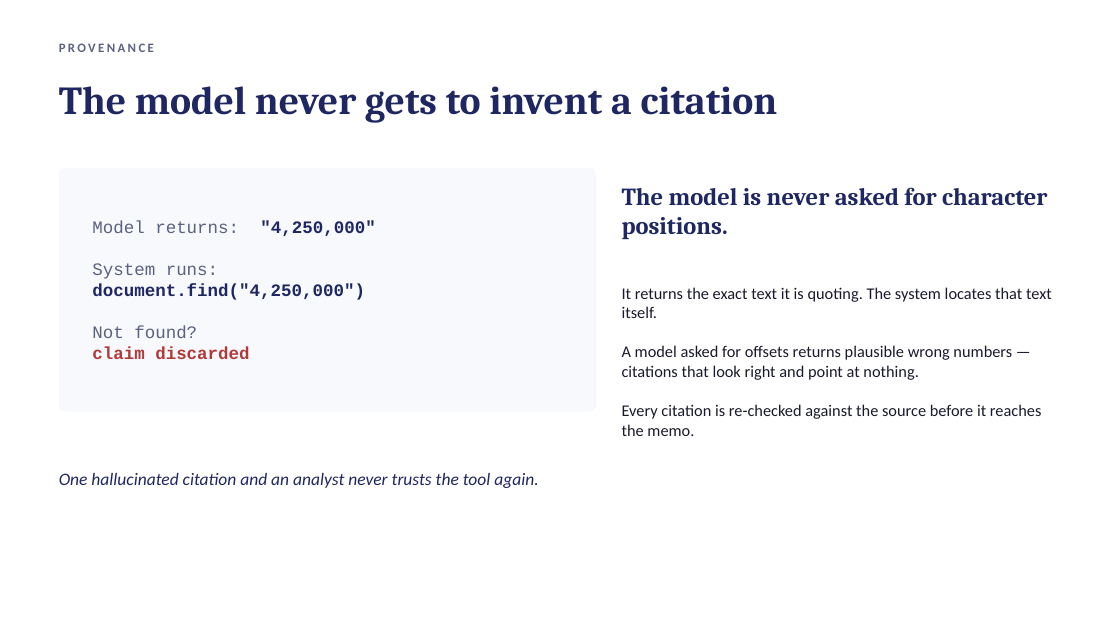
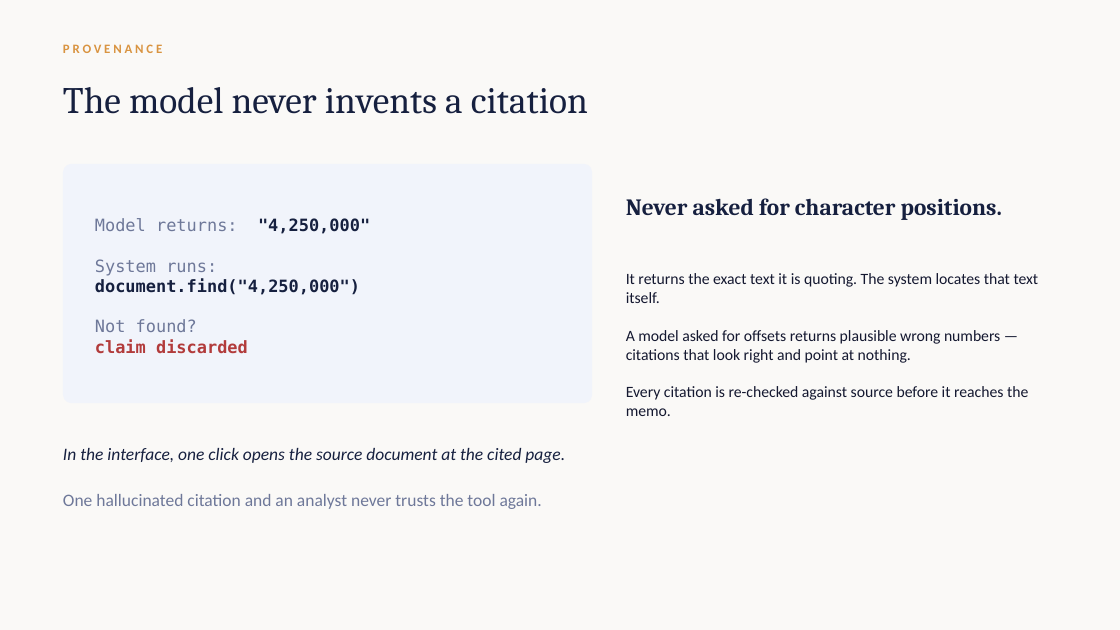
Before and after one commit to harnoorcodes/loupe, a slide deck: slide 7 of docs/loupe-presentation.pptx. Drawn at 1120x630 pixels with LibreOffice and Linux fonts; fonts in the diff are those of the drawing. Boxes give left, top, right and bottom in pixels: in the first picture for what was removed or moved away, otherwise in the second. Text is boxed around its words. In the diff, an @@ line names an element or a change of style, - is before the commit and + after.

Commit message:
Documentation, evaluation, and presentation updated to measured results
- Recall 7/15 (47%), noise 1/9, from a cached reproducible run
- Reference-driven gap detection: catches a document the corpus asserts
  exists by name and date but does not contain
- Ablation regenerated: pair detector -3 defects, critic trades 2 defects
  for 7 false positives, tension detector contributes nothing
- Run-to-run variance documented rather than smoothed over
- Interface screenshots, rebuilt 12-slide deck, revised demo script
- FastAPI dependency defaults exempted from B008

```diff
--- a/docs/loupe-presentation.pptx
+++ b/docs/loupe-presentation.pptx
@@ background #FFFFFF to #FAF9F7 @@
@@ text "PROVENANCE" at (63,44,162,53): text colour #5A6280 to #D99441, letter spacing 2 to 2.4 pt @@
@@ text at (63,87,588,114): text changed; size 34 to 32 pt; text colour #1E2761 to #16203F; bold off @@
-The model never gets to invent a citation
+The model never invents a citation
@@ rounded rectangle: place and size @@
-rounded rectangle at (59,168,597,412)
+rounded rectangle at (63,164,592,403)
@@ rounded rectangle at (63,164,592,403): fill #F7F9FD to #F1F4FB; proportions changed @@
@@ text "Model returns: "4,250,000"" at (95,218,370,354): size 15 to 14.5 pt, font Courier New to DejaVu Sans Mono; text colour #5A6280 to #6E7899 in "Model returns:", "System runs:", "Not found?"; text colour #1E2761 to #16203F in ""4,250,000"", "document.find("4,250,000")"; text colour #B03A3A to #B23B3B in "claim discarded" @@
@@ text at (626,198,1002,220): text changed; size 21 to 20 pt; text colour #1E2761 to #16203F @@
-The model is never asked for character positions.
+Never asked for character positions.
@@ text "It returns the exact text ...": place and size @@
-text "It returns the exact text ..." at (622,287,1052,436)
+text "It returns the exact text ..." at (626,273,1039,416)
@@ text at (626,273,1039,363): size 14 to 13.5 pt, text colour #1A1A2E to #141830 in "It returns the exact text it is ...", "A model asked for offsets returns plausible ..." @@
@@ text at (626,386,1028,416): text changed; size 14 to 13.5 pt; text colour #1A1A2E to #141830 @@
-Every citation is re-checked against the source before it reaches the memo.
+Every citation is re-checked against source before it reaches the memo.
@@ text added at (63,448,565,463), 15 pt, text #16203F, italic @@
+In the interface, one click opens the source document at the cited page.
@@ text "One hallucinated citation and an ...": place and size @@
-text "One hallucinated citation and an ..." at (59,473,538,488)
+text "One hallucinated citation and an ..." at (63,494,542,509)
@@ text "One hallucinated citation and an ..." at (63,494,542,509): text colour #1E2761 to #6E7899, italic off @@
```
Also in this commit, not shown: 8 other slides changed, 3 slides added, 3 slides removed, 18 other files.
